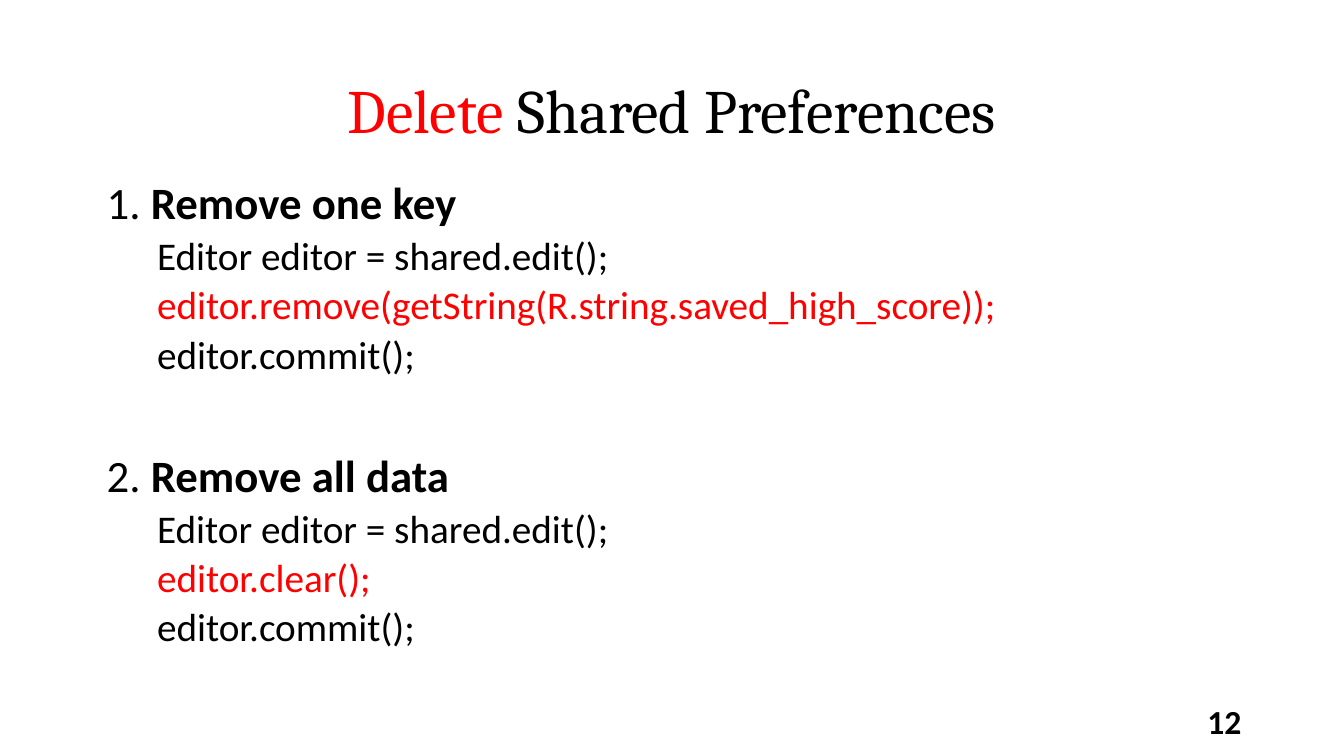
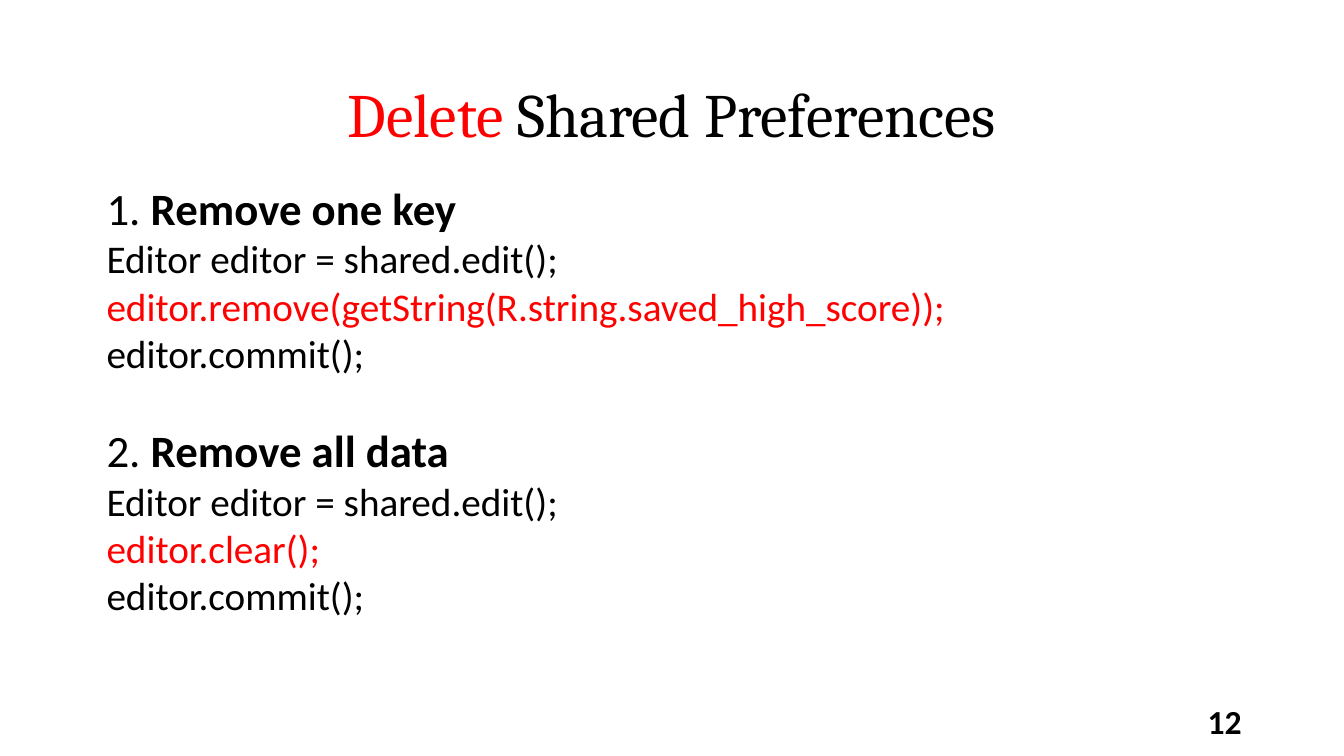
Before and after one commit to varanee/Course, a slide deck: slide 12 of Mobile_App_Dev/Week5/Lec5.pptx. Drawn at 1344x756 pixels with LibreOffice and Linux fonts; fonts in the diff are those of the drawing. Boxes give left, top, right and bottom in pixels: in the first picture for what was removed or moved away, otherwise in the second. Text is boxed around its words. In the diff, an @@ line names an element or a change of style, - is before the commit and + after.

```diff
--- a/Mobile_App_Dev/Week5/Lec5.pptx
+++ b/Mobile_App_Dev/Week5/Lec5.pptx
@@ text "Delete Shared Preferences" at (x1=348, y1=93, x2=996, y2=138): line spacing 0.9 to 1 @@
@@ text "1. Remove one key" at (x1=107, y1=193, x2=945, y2=616): line spacing 0.9 to 1; less space between paragraphs; list level 2 to 1 in "Editor editor = shared.edit();"; list level 2 to 1 in "editor.remove(getString(R.string.saved_high_score));"; list level 2 to 1 in "editor.commit();"; list level 2 to 1 in "editor.clear();" @@
```
Also in this commit, not shown: 18 other slides changed, 52 other files.
